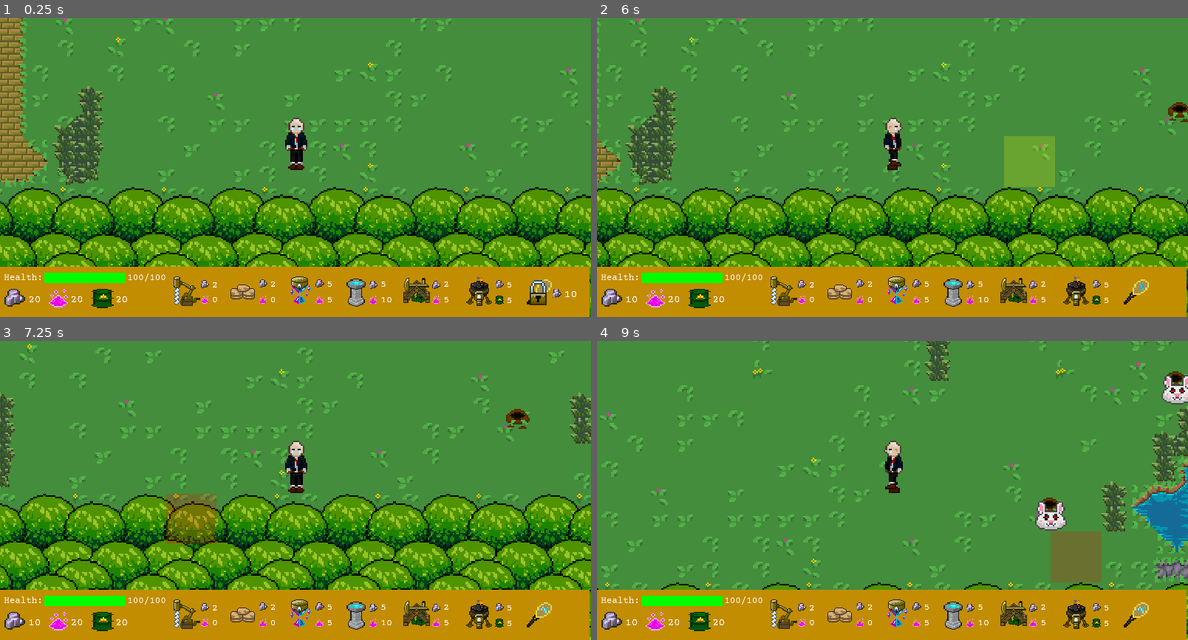
Above: before the commit, frames 1-4 (two rows, left to right).
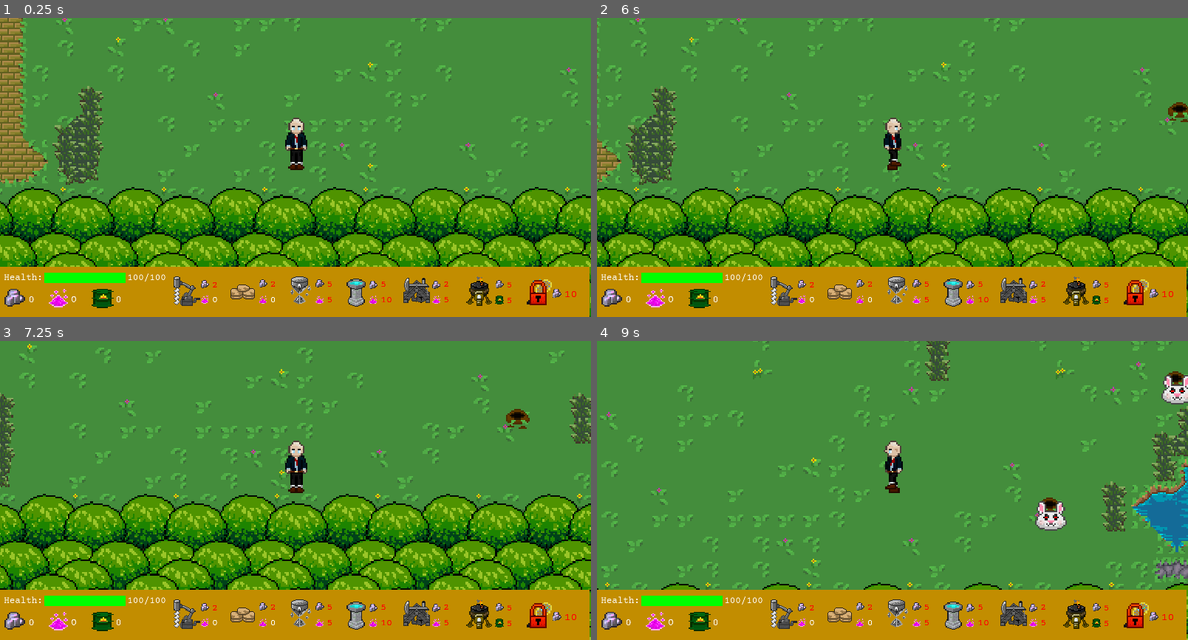
Above: after the commit, the same moments.

Repository: rakthalekk/CSC281-Project
Game: Godot game, scene res://src/Main.tscn
Two runs of this game, one before a commit and one after it. Both use one fixed random seed, a clock stepped at 60 frames per second and the inputs below.
Inputs (mouse positions are in pixels of both pictures, inside the frame that each line leads up to):
- Up to frame 1 (0.25 s): no input
- Up to frame 2 (6 s): click (786, 290) at 0.52 s; click (1134, 293) at 1.25 s; click (839, 293) at 2.02 s; click (898, 290) at 2.77 s; click (951, 293) at 3.52 s; click (1016, 287) at 4.27 s; click (1075, 293) at 5.02 s; tap Enter at 5.75 s; move the mouse to (1022, 152) at 5.77 s; hold D (right) from 5.78 s (still down); hold 1 (1) from 5.78 s (still down)
- Up to frame 3 (7.25 s): tap 2 (2) at 6.05, 6.6 s; move the mouse to (177, 505) at 6.52 s; release D (right) at 6.53 s; release 1 (1) at 6.53 s; hold S (down) from 6.53 s (still down); tap 3 (3) at 6.8 s
- Up to frame 4 (9 s): tap Space at 7.25 s; move the mouse to (951, 424) at 7.27 s; release S (down) at 7.28 s; hold D (right) 7.28-8.03 s; hold 3 (3) 7.28-8.03 s; tap 4 (4) at 7.55, 8.1 s; move the mouse to (862, 550) at 8.02 s; hold W (up) 8.03-8.78 s; tap 5 (5) at 8.3 s; move the mouse to (1069, 535) at 8.77 s; hold A (left) from 8.78 s (still down); hold 5 (5) from 8.78 s (still down)

The runs differ from the first frame. In frame 1, 0.9% of the frame differs, in the area x 5-98%, y 86-97%; in frame 2, 2.4%, in the area x 5-98%, y 39-97%; in frame 3, 2.4%; in frame 4, 2.4%.

Commit message:
Balance Changes and fixed the snake crash issue

Diff:
--- a/281-Project/src/Drill.gd
+++ b/281-Project/src/Drill.gd
@@ -2,8 +2,8 @@
 
 # Unobtainium Drill Variables
 var unobtainiumReward = 1 #The unobtainium produced
-const MAXCOUNT = 5 # Max unobtainium that can be at a miner before it will stop producing more
-var drillCooldownTime = 5 #Time in seconds it takes to mine an unobtainium ore
+const MAXCOUNT = 3 # Max unobtainium that can be at a miner before it will stop producing more
+var drillCooldownTime = 10 #Time in seconds it takes to mine an unobtainium ore
 
 const UNOBTAINIUM = preload("res://src/Unobtainium.tscn")
 
--- a/281-Project/src/Fairy Dust Tree.gd
+++ b/281-Project/src/Fairy Dust Tree.gd
@@ -3,7 +3,7 @@
 
 # Fairy Log Variables
 var logCooldown = [1,5] #[min time, max time] time in seconds
-var fairyDustReward = 1 #Amount of fairy dust collected from logs
+var fairyDustReward = 2 #Amount of fairy dust collected from logs
 
 var spawnedTexture = load("res://assets/Map Elements/fairylogColored.png")
 var cooldownTexture = load("res://assets/Map Elements/fairylog.png")
--- a/281-Project/src/Player.gd
+++ b/281-Project/src/Player.gd
@@ -35,9 +35,9 @@
 var velocity := Vector2.ZERO
 
 # Current resources of the player
-export(int) var unobtainiumCount : int = 20
-export(int) var fairyDustCount : int = 20
-export(int) var dragonOilCount : int = 20
+export(int) var unobtainiumCount : int = 0#20
+export(int) var fairyDustCount : int = 0#20
+export(int) var dragonOilCount : int = 0#20
 var knockback = false
 var attacking = false
 var manual_mining = false
--- a/281-Project/src/Snake Head.gd
+++ b/281-Project/src/Snake Head.gd
@@ -24,6 +24,7 @@
 var segmentAttackCooldownTime = 1 #Time between then the sement attacks going through
 var max_head_health = 100 #Max health of the snake head
 var max_segment_health = 20 #Health of each individual segment
+var returnToAreaSpeedScale = 4 #Speed at which the snake returns back to its border
 #Total health = head_health + segment_health * segments
 var runAfterHitChance = 1#0.5 #If the snake gets hit, this is the chance it will retreat before attacking again
 var attackCooldownTime = 3 #After the snake attacks something, it will wait this long before going for another attack
@@ -75,6 +76,7 @@
 	#The snake will turn back around regardless of what it's attacking
 	if(tilePos[1] < absoluteMinY && !atBorder):
 		atBorder = true
+		actualSpeed = speed * returnToAreaSpeedScale
 		if(direction[0] > 0 && direction[1] > 0):
 			direction = direction.rotated(rng.randf_range(-0.2,0)) #Turn Counterclockwise
 		elif(direction[0] < 0 && direction[1] > 0):
@@ -145,6 +147,7 @@
 
 	#The snake will randomly wander when not targeting anything
 	else:
+		atBorder = false
 		direction = direction.rotated(rng.randf_range(-0.2,0.2)) #Rotates the vector by a given amount
 
 	#Move the snake
@@ -158,6 +161,7 @@
 	#Knockback isn't used by the snake
 	if invincibilityTimer.is_stopped():
 		#eff_anim_player.play("invulnerable")
+		print(str(targets))
 		if(bodies.size() == 0):
 			start_invulnerability()
 			health -= dmg
@@ -165,7 +169,7 @@
 				queue_free()
 				get_tree().change_scene("res://src/WinMenu.tscn")
 			#If the snake is hit by the player, chance that it will flee
-			if(is_instance_valid(targets[0]) && hitByPlayer && rng.randf() <= chanceToRunWhenAttacked):
+			if(hitByPlayer && rng.randf() <= chanceToRunWhenAttacked):
 				isFleeing = true
 				actualSpeed = speed * fleeSpeedScale
 				fleeTarget = targets[0]
@@ -173,7 +177,7 @@
 		else:
 			#Do something here if the snake still has a tail.
 			#Here, the snake takes no damage
-			if(is_instance_valid(targets[0]) && hitByPlayer && rng.randf() <= chanceToRunWhenAttacked * fleeingTailModifier):
+			if(hitByPlayer && rng.randf() <= chanceToRunWhenAttacked * fleeingTailModifier):
 				isFleeing = true
 				actualSpeed = speed * fleeSpeedScale
 				fleeTarget = targets[0]
@@ -196,12 +200,12 @@
 #Add things to queue to be attacked if in vision radius
 func _on_VisionRadius_body_entered(body):
 	#if the target is past the absolute minY
-	if(maxY - 1 - tilemap.world_to_map(body.global_position)[1] < minY):
-		#If the target is less than the absolute min, then they will be removed from the targets
-		var idx = targets.find(body)
-		if idx != -1:
-			targets.remove(idx)
-	elif body is Player:
+#	if(maxY - 1 - tilemap.world_to_map(body.global_position)[1] < minY):
+#		#If the target is less than the absolute min, then they will be removed from the targets
+#		var idx = targets.find(body)
+#		if idx != -1:
+#			targets.remove(idx)
+	if body is Player:
 		targets.insert(0, body)
 	elif body is Structure:
 		targets.append(body)
